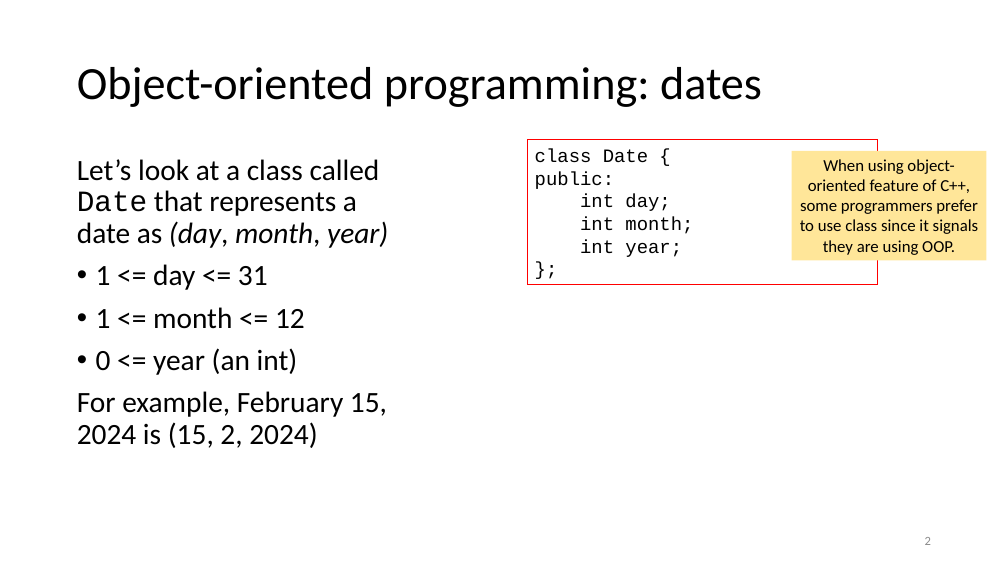
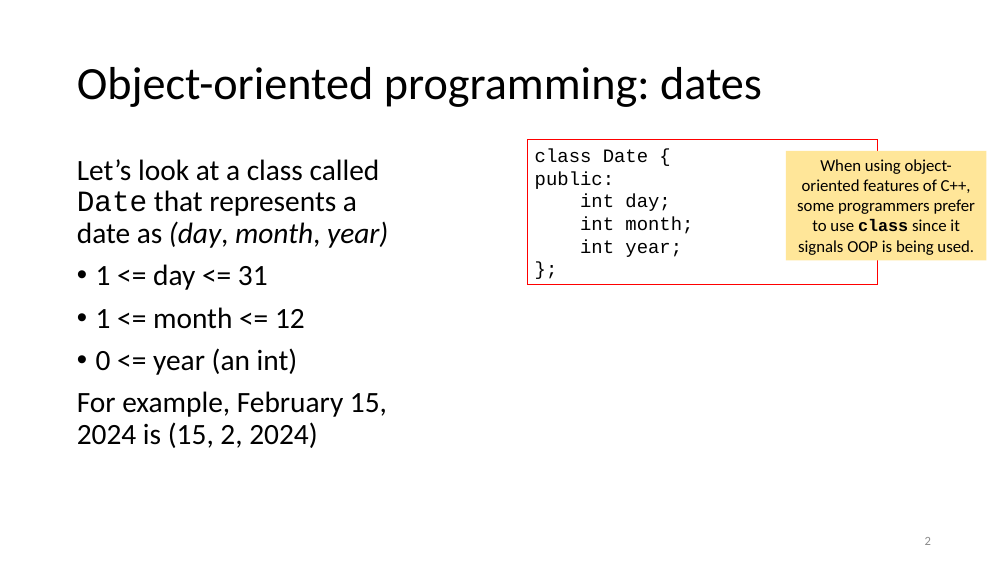
Before and after one commit to tjd1234/cmpt135spring2024, a slide deck: slide 2 of sample_code/week5/week5_cmpt135.pptx. Drawn at 1008x567 pixels with LibreOffice and Linux fonts; fonts in the diff are those of the drawing. Boxes give left, top, right and bottom in pixels: in the first picture for what was removed or moved away, otherwise in the second. Text is boxed around its words. In the diff, an @@ line names an element or a change of style, - is before the commit and + after.

```diff
--- a/sample_code/week5/week5_cmpt135.pptx
+++ b/sample_code/week5/week5_cmpt135.pptx
@@ rectangle "When using object-oriented features of ...": place and size @@
-rectangle "When using object-oriented features of ..." at box(792, 151, 987, 261)
+rectangle "When using object-oriented features of ..." at box(786, 151, 987, 261)
@@ text in rectangle at box(797, 159, 975, 255): text changed @@
-When using object-oriented feature of C++, some programmers prefer to use class since it signals they are using OOP.
+When using object-oriented features of C++, some programmers prefer to use class since it signals OOP is being used.
```
Also in this commit, not shown: 19 other slides changed, 6 slides added, 2 other files.
